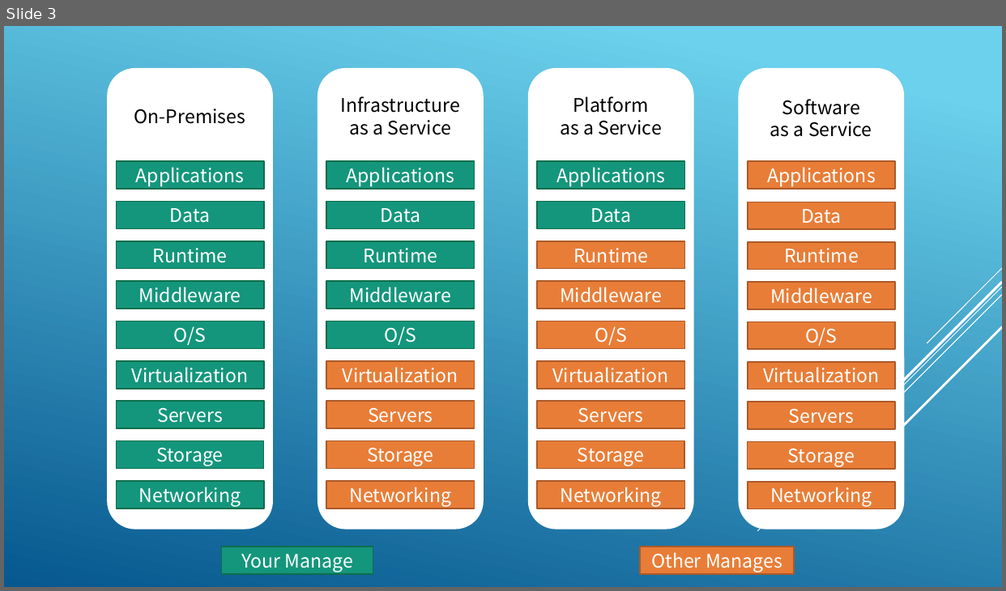
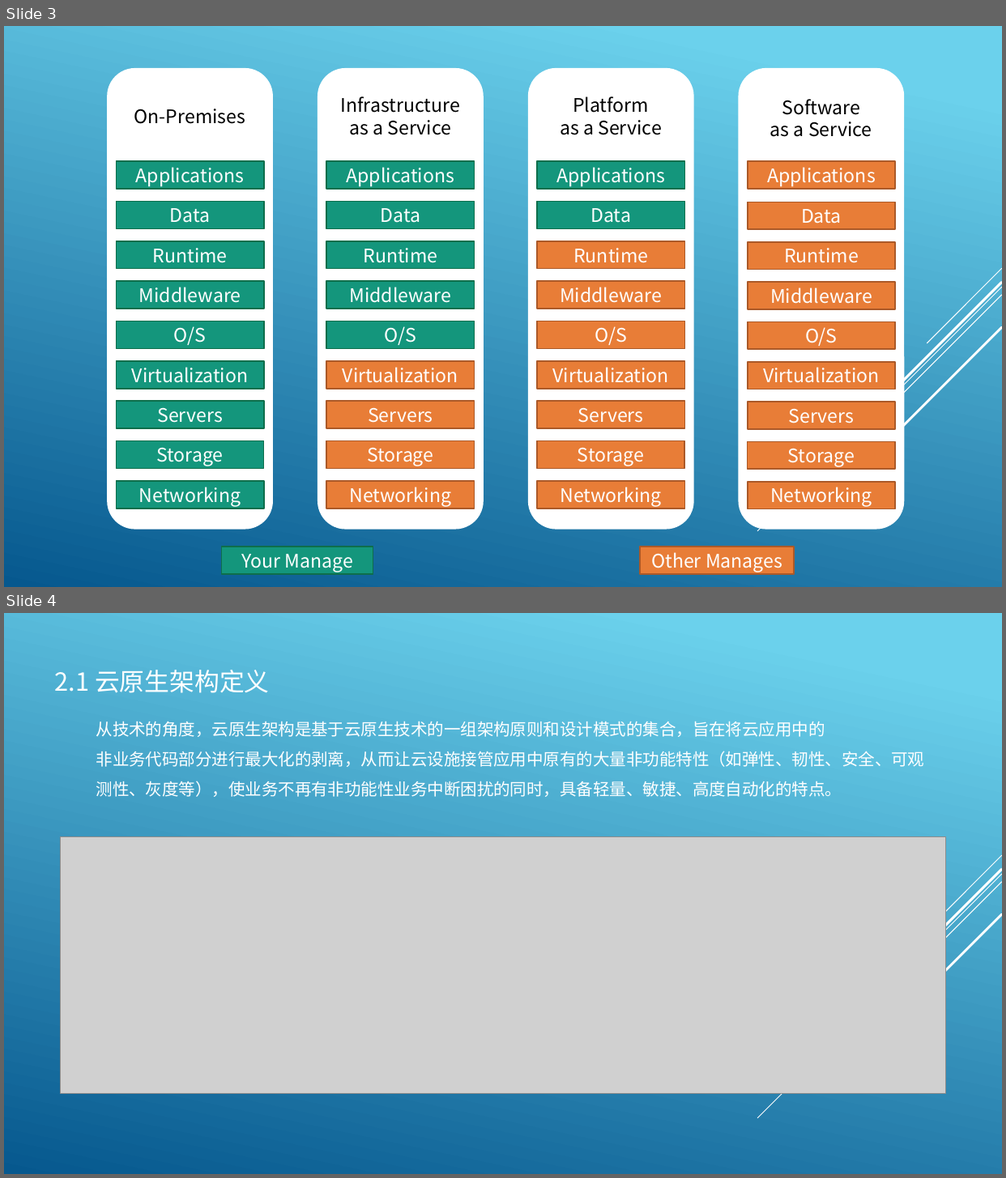
Before and after one commit to tank520/MyNote, a slide deck: 02 软件开发/04 框架/99 架构/云原生技术架构.pptx. Shown one above the other, each under a label of ours: slide 3 before the commit, slides 3 and 4 after it. The pictures are 1006x591 and 1006x1178 pixels, drawn with LibreOffice and Linux fonts; fonts in the diff are those of the drawing; grey boxes stand for pictures. Boxes give left, top, right and bottom in pixels: in the first picture for what was removed or moved away, otherwise in the second. Text is boxed around its words. In the diff, an @@ line names an element or a change of style, - is before the commit and + after.

```diff
--- a/02 软件开发/04 框架/99 架构/云原生技术架构.pptx
+++ b/02 软件开发/04 框架/99 架构/云原生技术架构.pptx
@@ slide 4 added at (4,613,1002,1174), background gradient #6ED2EB to #06588E; not listed: 5 template elements that a slide beside it also shows @@
@@ text added at (54,670,270,693), 24 pt, text #FFFFFF @@
+2.1 云原生架构定义
@@ text added at (96,721,925,797), 16 pt, text #FFFFFF @@
+从技术的角度，云原生架构是基于云原生技术的一组架构原则和设计模式的集合，旨在将云应用中的
+非业务代码部分进行最大化的剥离，从而让云设施接管应用中原有的大量非功能特性（如弹性、韧性、安全、可观测性、灰度等），使业务不再有非功能性业务中断困扰的同时，具备轻量、敏捷、高度自动化的特点。
@@ picture added at (61,837,946,1094) @@
```
Also in this commit, not shown: 2 slides changed, 14 other slides added.
